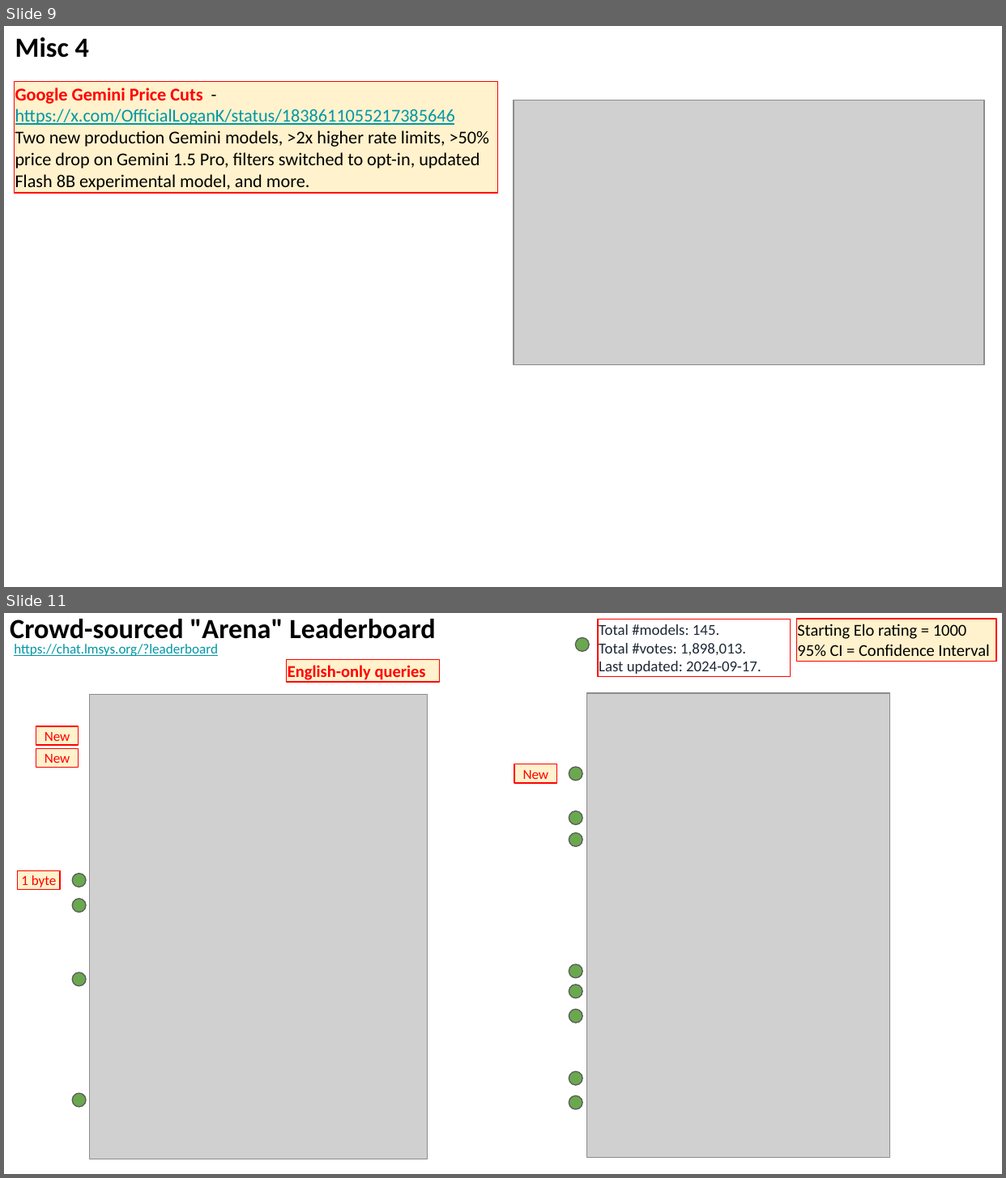
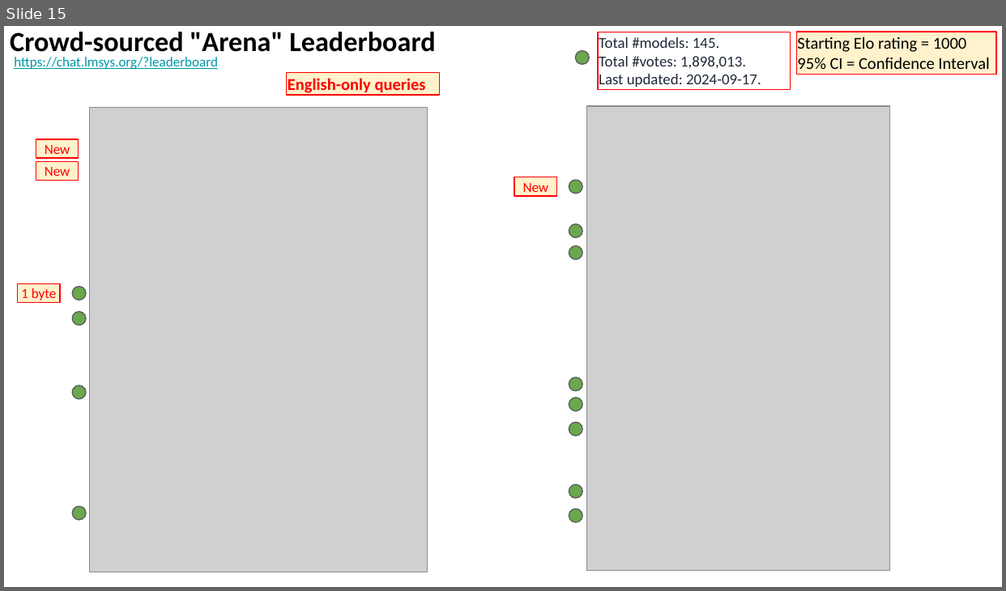
Before and after one commit to lselector/seminar, a slide deck: 2024/2024-09-27-AI-Updates.pptx. Shown one above the other, each under a label of ours: slides 9 and 11 before the commit, slide 15 after it; the slides between them are not shown. The pictures are 1006x1178 and 1006x591 pixels, drawn with LibreOffice and Linux fonts; fonts in the diff are those of the drawing; grey boxes stand for pictures. Boxes give left, top, right and bottom in pixels: in the first picture for what was removed or moved away, otherwise in the second. Text is boxed around its words. In the diff, an @@ line names an element or a change of style, - is before the commit and + after.

```diff
--- a/2024/2024-09-27-AI-Updates.pptx
+++ b/2024/2024-09-27-AI-Updates.pptx
@@ slide 9 removed at (4, 26, 1002, 587), background #FFFFFF @@
@@ text removed at (15, 37, 89, 58) @@
-Misc 4
@@ rectangle removed at (14, 82, 498, 193) @@
-Google Gemini Price Cuts -
-https://x.com/OfficialLoganK/status/1838611055217385646
-Two new production Gemini models, >2x higher rate limits, >50% price drop on Gemini 1.5 Pro, filters switched to opt-in, updated Flash 8B experimental model, and more.
@@ picture removed at (514, 100, 985, 365) @@
@@ what was slide 11 is now slide 15 @@
```
Also in this commit, not shown: 5 slides changed, 6 slides added.
